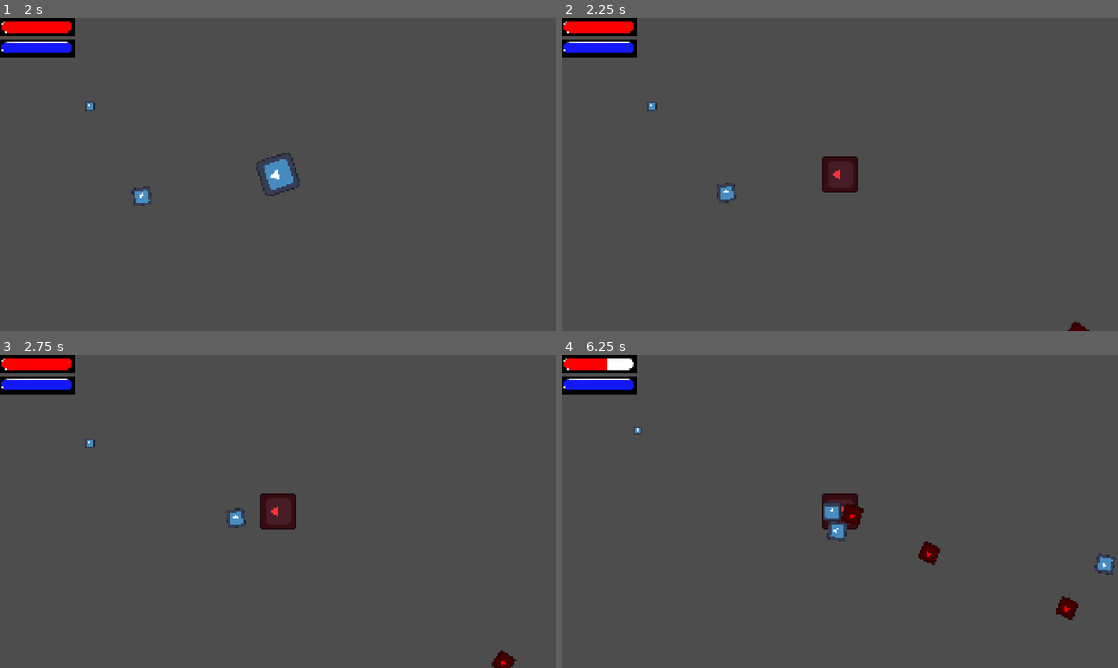
Above: before the commit, frames 1-4 (two rows, left to right).
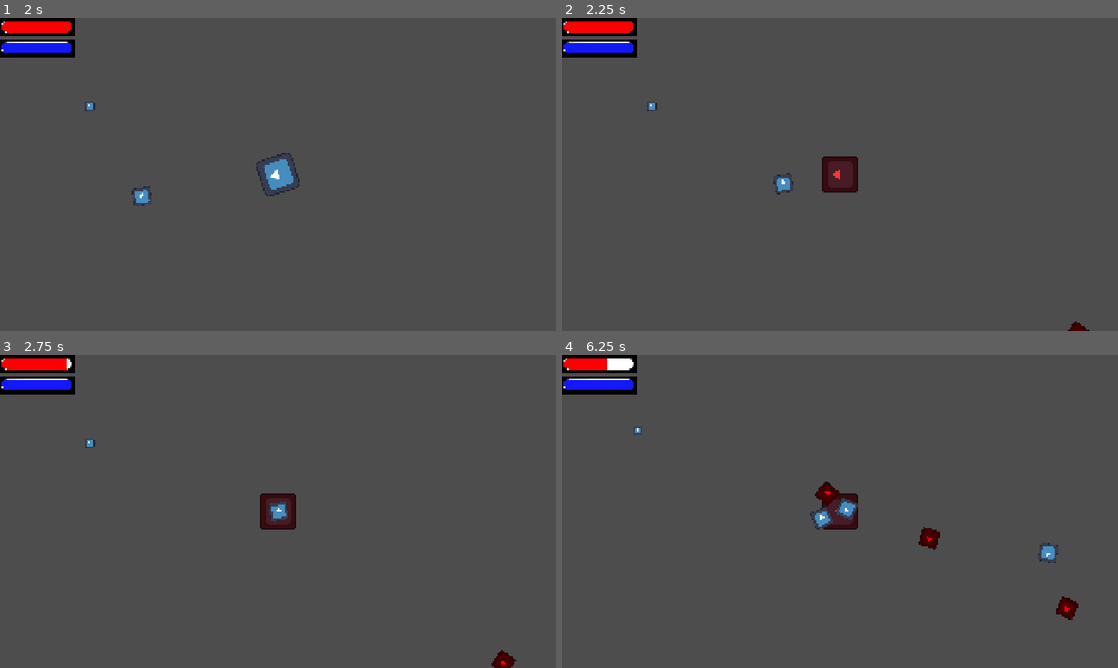
Above: after the commit, the same moments.

Repository: Yolo-Arts/Game-Off-2026
Game: Godot game, scene res://Game/main_game.tscn
Same seed, same stepped clock (60 frames per second), same inputs: the game is played once before the commit and once after it. The engine's default icon, where the game draws it, is replaced by a stand-in: a white triangle on a blue panel in a dark square. Sound files missing from this copy of the repository are replaced by a short silence.
Inputs (mouse positions are in pixels of both pictures, inside the frame that each line leads up to):
- Up to frame 1 (2 s): click "Play" at 0.5 s; move the mouse to (400, 158) at 1.27 s; hold D (move_right) from 1.28 s (still down); hold Space (Ram) from 1.28 s (still down); click (400, 158) at 1.42 s
- Up to frame 2 (2.25 s): move the mouse to (728, 190) at 2.02 s; release D (move_right) at 2.03 s; release Space (Ram) at 2.03 s; hold S (move_down) from 2.03 s (still down); tap Shift (shift) at 2.1 s
- Up to frame 3 (2.75 s): keep holding S (move_down)
- Up to frame 4 (6.25 s): move the mouse to (895, 442) at 2.77 s; release S (move_down) at 2.78 s; hold D (move_right) 2.78-3.53 s; hold Space (Ram) 2.78-3.53 s; move the mouse to (812, 574) at 3.52 s; hold W (move_up) 3.53-4.28 s; tap Shift (shift) at 3.6, 5.1 s; click (812, 574) at 3.67 s; move the mouse to (1006, 558) at 4.27 s; hold Space (Ram) 4.28-5.03 s; hold A (move_left) 4.28-5.78 s; move the mouse to (673, 464) at 5.02 s; move the mouse to (867, 511) at 5.77 s; hold S (move_down) from 5.78 s (still down); hold Space (Ram) from 5.78 s (still down); click (867, 511) at 5.92 s

Frame 1 is identical in both runs. In frame 2, 0.2% of the frame differs, in the area x 27-42%, y 49-60%; in frame 3, 0.3%; in frame 4, 1.3%, in the area x 44-100%, y 40-71%.

Commit message:
Update TODO

Diff:
--- a/Game/Managers/enemy_spawner.gd
+++ b/Game/Managers/enemy_spawner.gd
@@ -6,7 +6,7 @@
 var rng: RandomNumberGenerator = RandomNumberGenerator.new()
 @export var enemy_spawn_timer: Timer
 
-# TODO Differentiate enemy colors on spawn
+# TODO Add a wave and formation system
 
 func _ready() -> void:
 	enemy_spawn_timer.wait_time = stage_data.spawn_interval
--- a/Resources/EnemySources/test_enemy_stats.tres
+++ b/Resources/EnemySources/test_enemy_stats.tres
@@ -6,5 +6,5 @@
 script = ExtResource("1_fuhsb")
 shift_color = 0
 damage = 10.0
-opposite_speed = 500.0
+opposite_speed = 2000.0
 metadata/_custom_type_script = "uid://cee3blfn2lg47"
